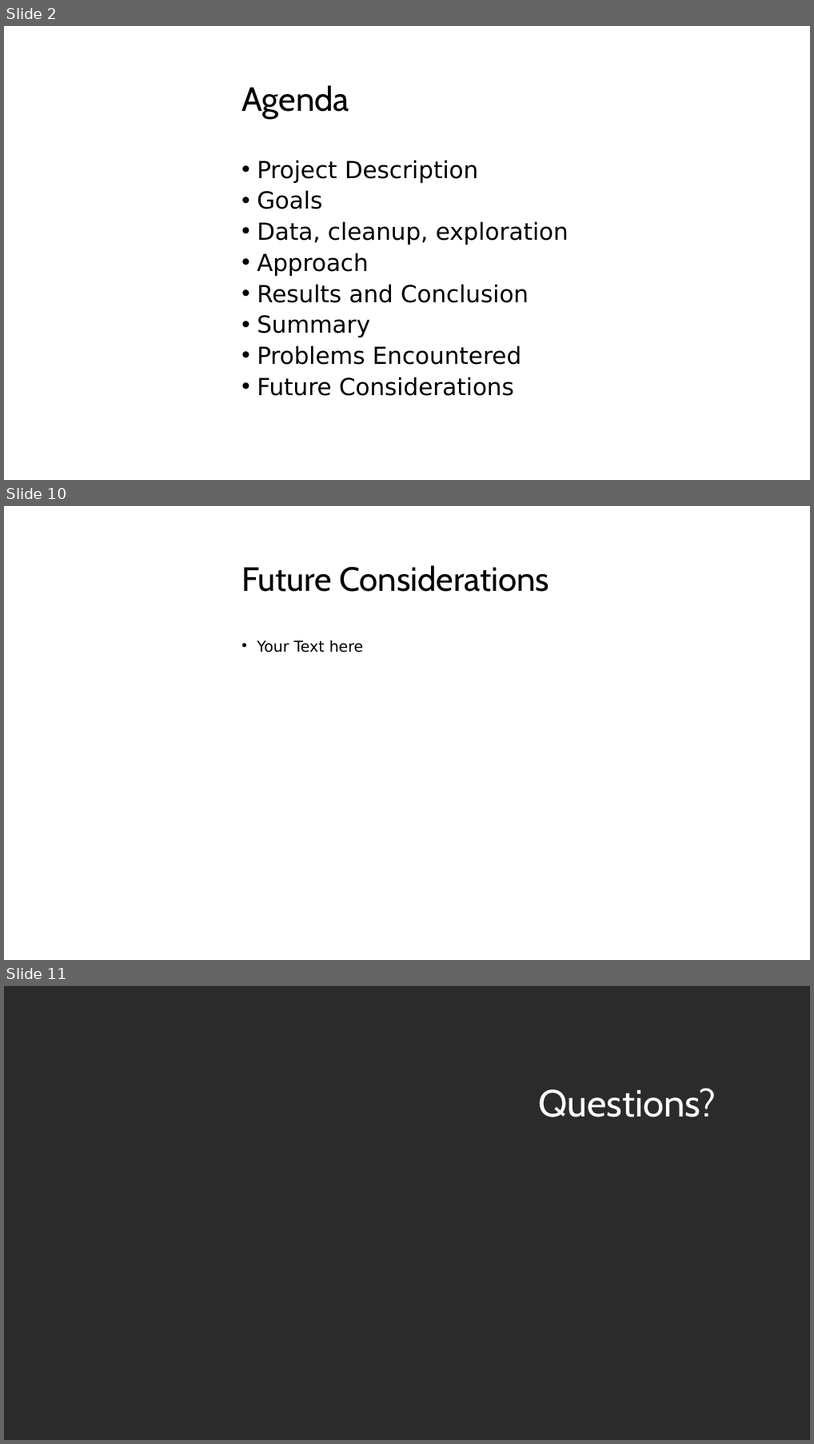
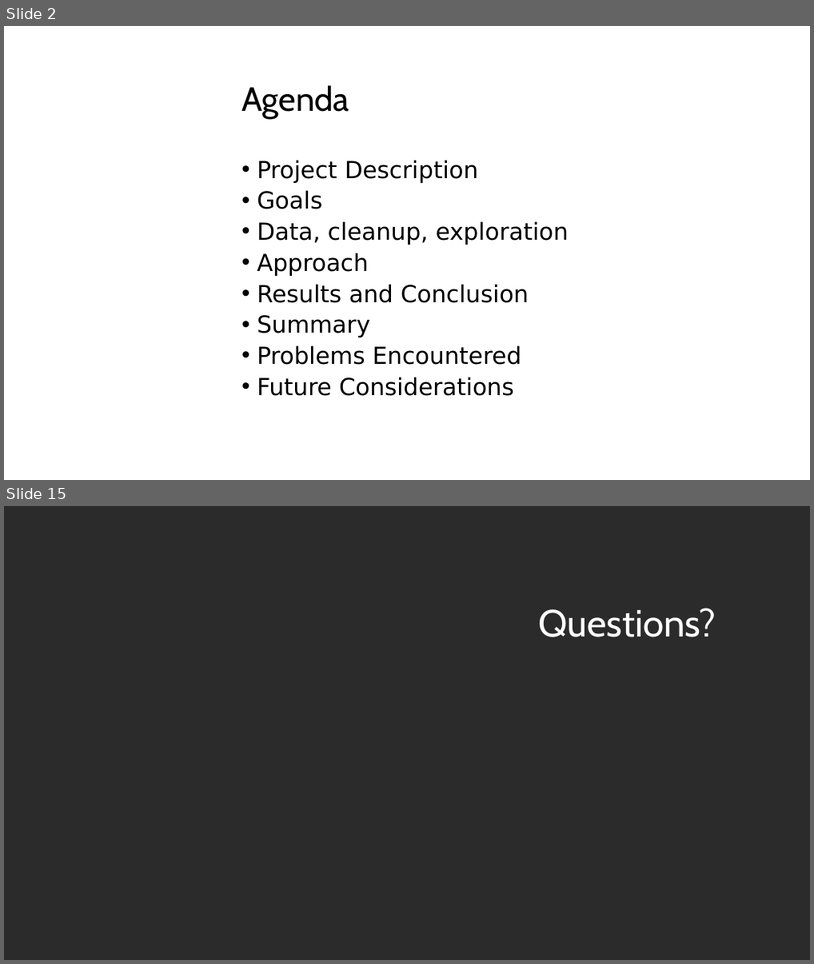
Before and after one commit to brian-campbell/ai-bootcamp-project-3, a slide deck: MovieChatBot.pptx. Shown one above the other, each under a label of ours: slides 2, 10 and 11 before the commit, slides 2 and 15 after it; the slides between them are not shown. The pictures are 814x1444 and 814x964 pixels, drawn with LibreOffice and Linux fonts; fonts in the diff are those of the drawing; background and template pictures are left out; a plain dark background stands for a picture behind light text. Boxes give left, top, right and bottom in pixels: in the first picture for what was removed or moved away, otherwise in the second. Text is boxed around its words. In the diff, an @@ line names an element or a change of style, - is before the commit and + after.

```diff
--- a/MovieChatBot.pptx
+++ b/MovieChatBot.pptx
@@ slide 10 removed at (4, 506, 810, 960), background picture (left out) @@
@@ title removed at (242, 565, 550, 592) @@
-Future Considerations
@@ text removed at (257, 640, 364, 652) @@
-• Your Text here
@@ what was slide 11 is now slide 15 @@
```
Also in this commit, not shown: 4 slides changed, 8 slides added, 3 other slides removed.
